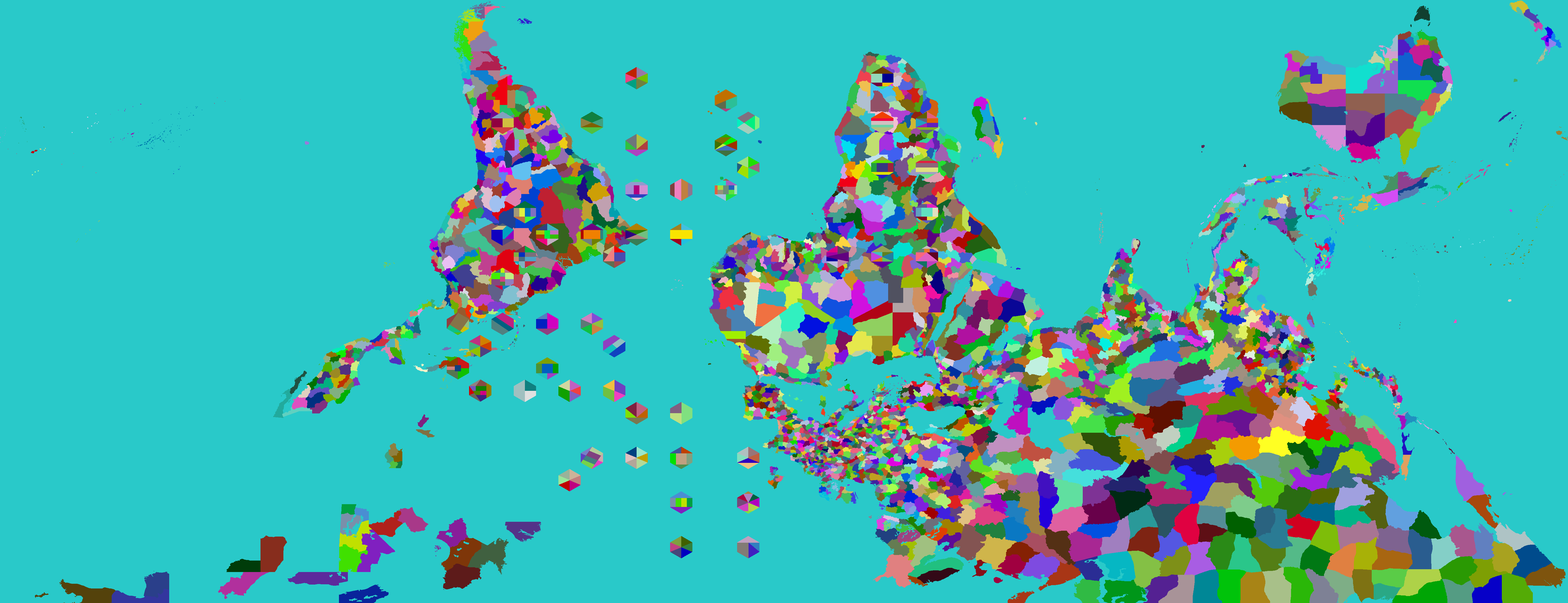
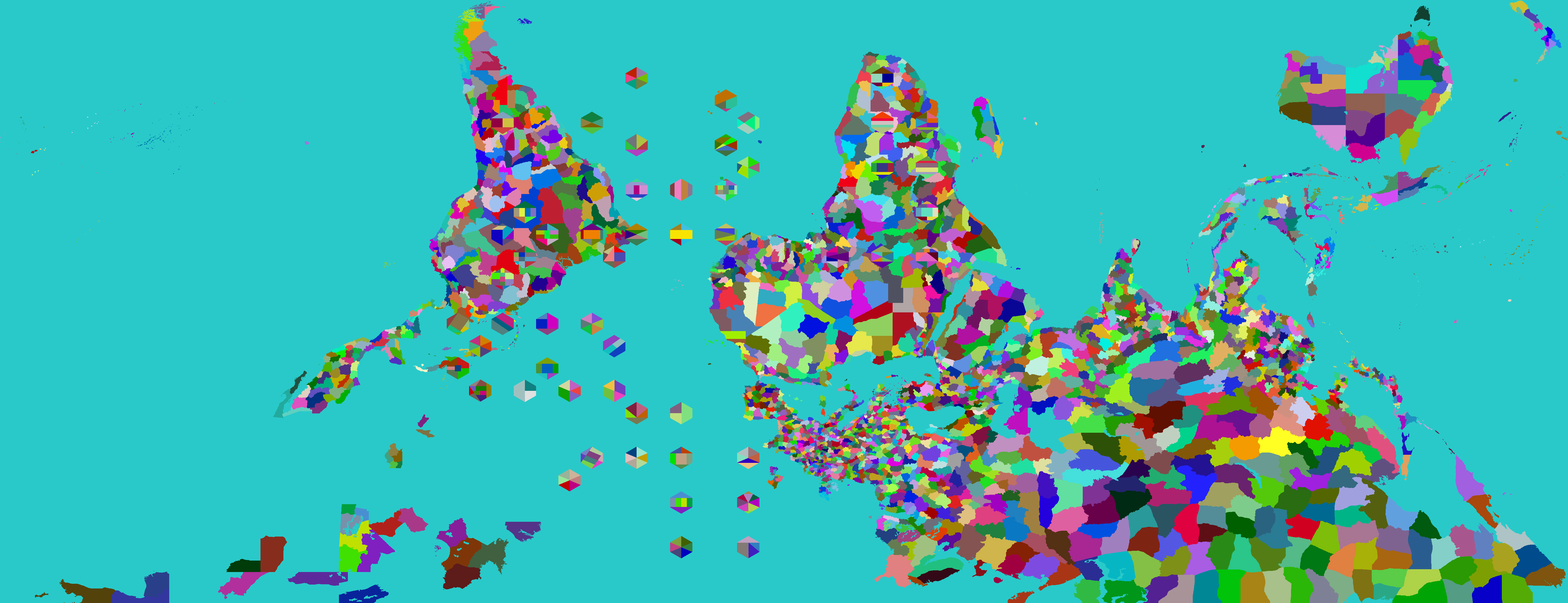
Layer changes from the first 1568×603 image to the second:
painted on "Provinces" over [714, 223, 858, 504]
